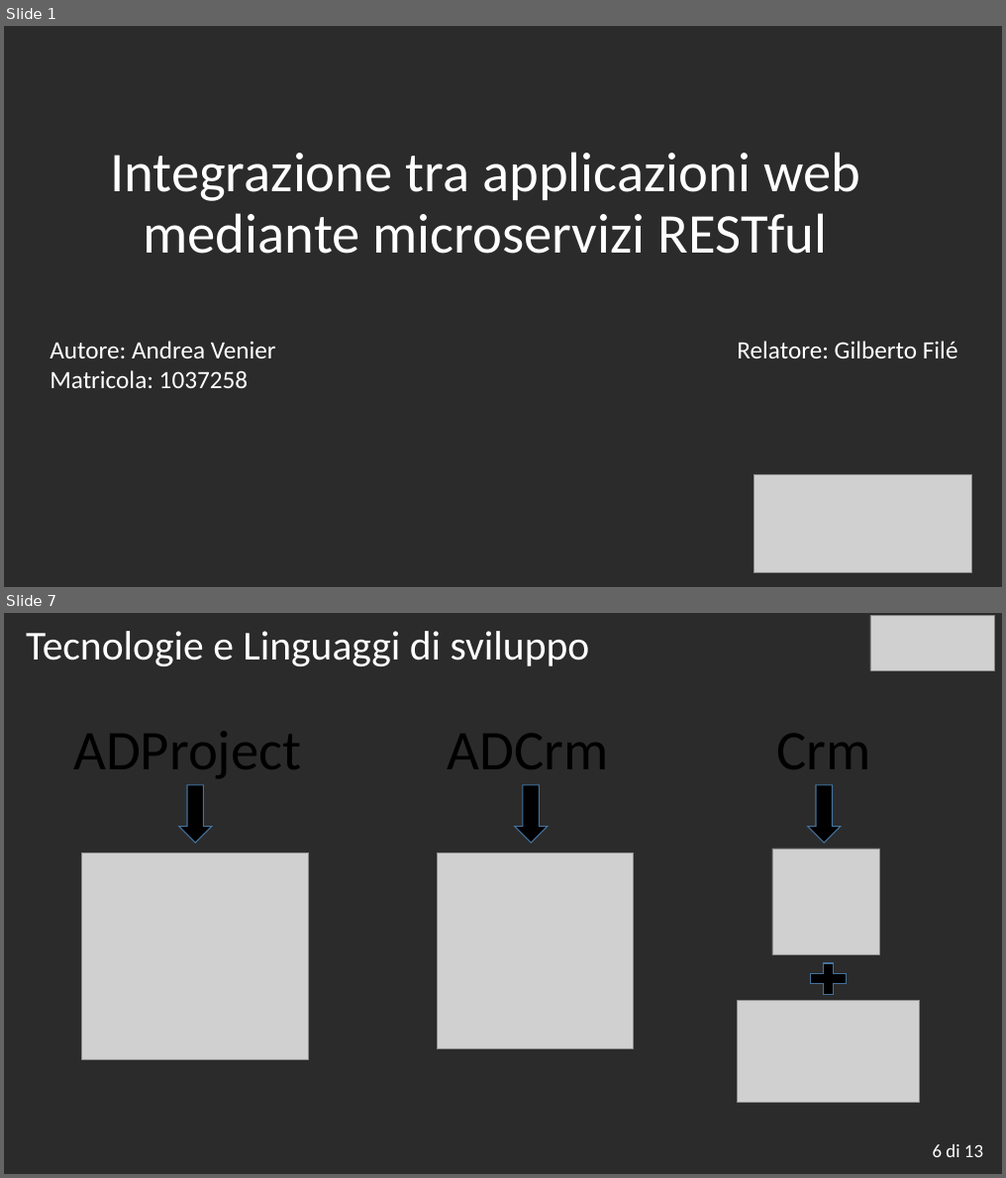
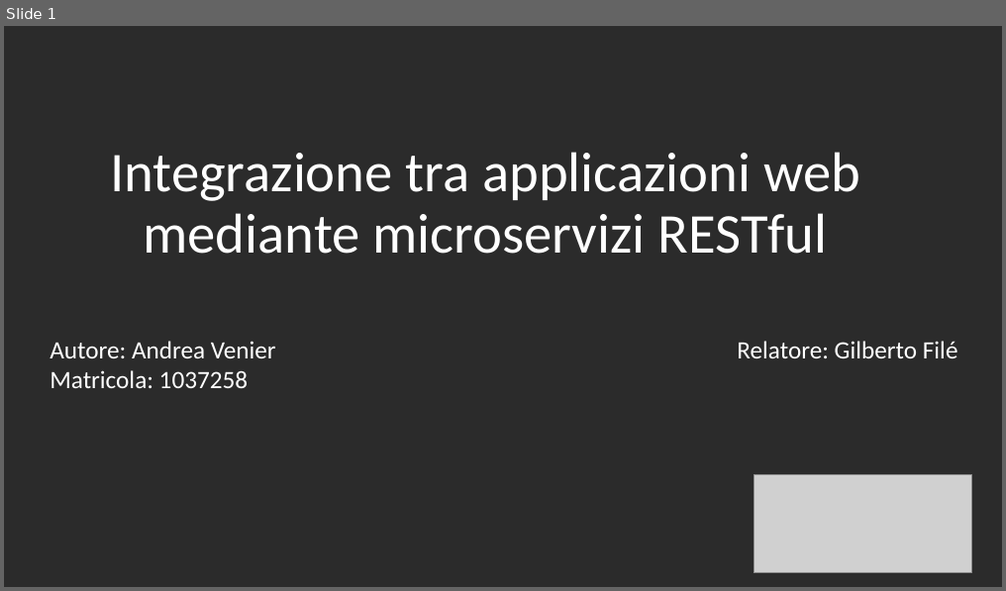
Before and after one commit to avenier/tesi, a slide deck: TemplatePresentazioneLaurea.pptx. Shown one above the other, each under a label of ours: slides 1 and 7 before the commit, slide 1 after it; the slides between them are not shown. The pictures are 1006x1178 and 1006x591 pixels, drawn with LibreOffice and Linux fonts; fonts in the diff are those of the drawing; grey boxes stand for pictures; background and template pictures are left out; a plain dark background stands for a picture behind light text. Boxes give left, top, right and bottom in pixels: in the first picture for what was removed or moved away, otherwise in the second. Text is boxed around its words. In the diff, an @@ line names an element or a change of style, - is before the commit and + after.

```diff
--- a/TemplatePresentazioneLaurea.pptx
+++ b/TemplatePresentazioneLaurea.pptx
@@ slide 7 removed at box(4, 613, 1002, 1174), background picture (left out) @@
@@ title removed at box(26, 631, 590, 666) @@
-Tecnologie e Linguaggi di sviluppo
@@ picture removed at box(870, 615, 994, 670) @@
@@ text removed at box(73, 731, 301, 778) @@
-ADProject
@@ text removed at box(448, 734, 609, 769) @@
-ADCrm
@@ text removed at box(777, 734, 871, 769) @@
-Crm
@@ down arrow removed at box(179, 785, 212, 843) @@
@@ down arrow removed at box(515, 785, 548, 843) @@
@@ down arrow removed at box(808, 785, 841, 843) @@
@@ picture removed at box(772, 849, 879, 956) @@
@@ picture removed at box(82, 853, 309, 1059) @@
@@ picture removed at box(437, 853, 633, 1049) @@
@@ plus sign removed at box(804, 959, 852, 1001) @@
@@ picture removed at box(737, 1000, 920, 1103) @@
@@ text removed at box(933, 1145, 983, 1157) @@
-6 di 13
```
Also in this commit, not shown: 10 slides changed, 1 slide added, 2 other slides removed.
